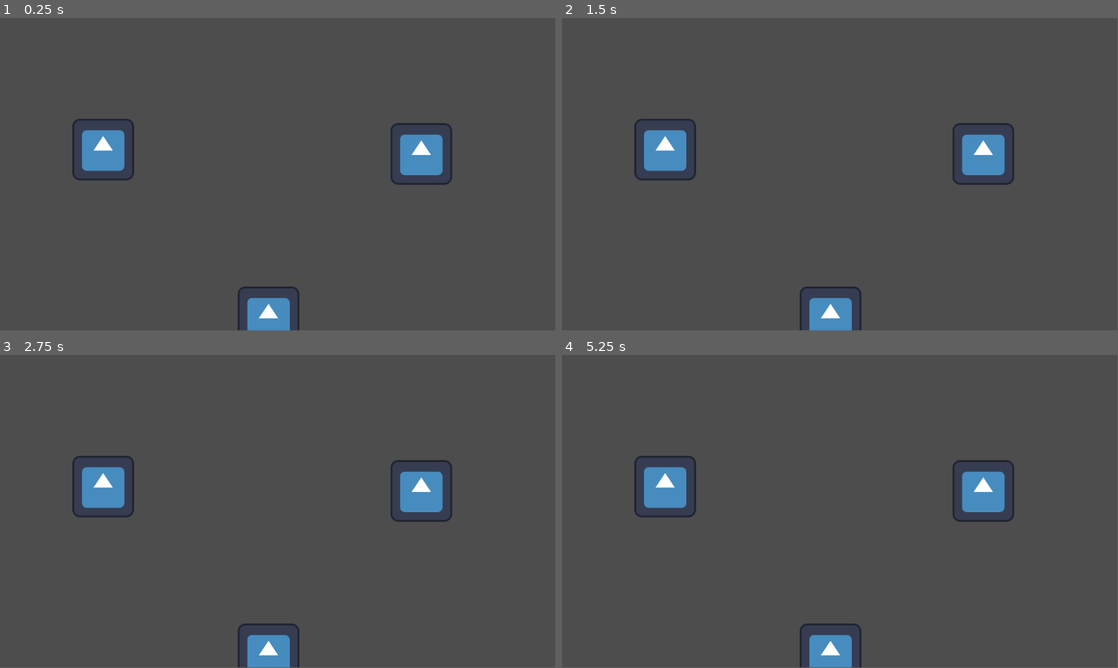
Above: before the commit, frames 1-4 (two rows, left to right).
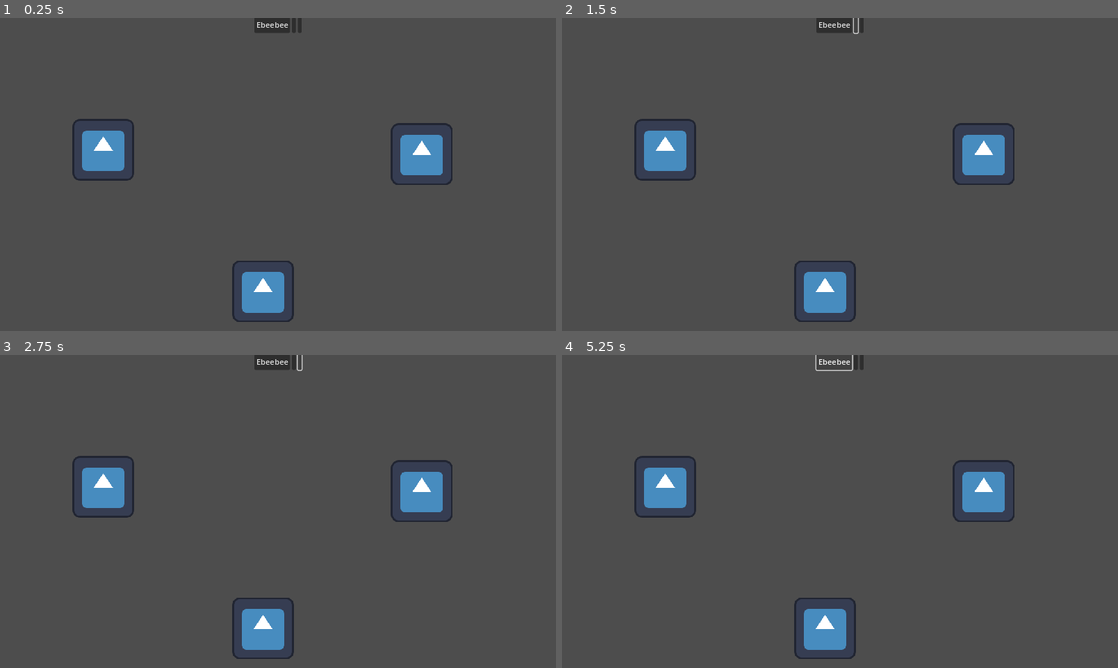
Above: after the commit, the same moments.

Repository: hyperdriveguy/eivbos
Game: Godot game, scene res://battle.tscn
The game is run twice, just before and just after one commit, with the same random seed, the same clock (stepped at 60 frames per second) and the same inputs. The engine's default icon, where the game draws it, is replaced by a stand-in: a white triangle on a blue panel in a dark square.
Inputs (mouse positions are in pixels of both pictures, inside the frame that each line leads up to):
- Up to frame 1 (0.25 s): no input
- Up to frame 2 (1.5 s): click (834, 24) at 0.5 s, where only the run after the commit has a clickable "Ebeebee"; click (856, 24) at 1.27 s
- Up to frame 3 (2.75 s): click (300, 361) at 2.02 s
- Up to frame 4 (5.25 s): click (834, 361) at 2.75 s, where only the run after the commit has a clickable "Ebeebee"; click (856, 361) at 3.52 s; click (862, 361) at 4.27 s; click (834, 361) at 5 s, where only the run after the commit has a clickable "Ebeebee"
The window is 799x449 before the commit and 800x450 after it. Grey fills any space a smaller window leaves; there, only what the larger window draws over its background counts as a difference.

The runs differ from the first frame. In frame 1, 2.0% of the frame differs, in the area x 13-82%, y 0-100%; in frame 2, 2.0%; in frame 3, 2.0%; in frame 4, 1.8%.

Commit message:
battle scene update

Diff:
--- a/battle.tscn
+++ b/battle.tscn
@@ -8,9 +8,45 @@
 
 [node name="Control" type="Control" parent="CanvasLayer"]
 layout_mode = 3
-anchors_preset = 0
-offset_right = 40.0
-offset_bottom = 40.0
+anchor_right = 1.0
+anchor_bottom = 0.08
+offset_bottom = 0.159996
+grow_horizontal = 2
+size_flags_horizontal = 3
+
+[node name="VBoxContainer" type="VBoxContainer" parent="CanvasLayer/Control"]
+layout_mode = 1
+anchors_preset = 15
+anchor_right = 1.0
+anchor_bottom = 1.0
+grow_horizontal = 2
+grow_vertical = 2
+
+[node name="TabBar" type="TabBar" parent="CanvasLayer/Control/VBoxContainer"]
+layout_mode = 2
+size_flags_horizontal = 4
+size_flags_vertical = 8
+
+[node name="HBoxContainer" type="HBoxContainer" parent="CanvasLayer/Control/VBoxContainer/TabBar"]
+layout_mode = 1
+anchors_preset = 15
+anchor_right = 1.0
+anchor_bottom = 1.0
+offset_top = -1.0
+offset_bottom = 30.0
+grow_horizontal = 2
+grow_vertical = 2
+
+[node name="Button" type="Button" parent="CanvasLayer/Control/VBoxContainer/TabBar/HBoxContainer"]
+layout_mode = 2
+size_flags_horizontal = 0
+text = "Ebeebee"
+
+[node name="Button2" type="Button" parent="CanvasLayer/Control/VBoxContainer/TabBar/HBoxContainer"]
+layout_mode = 2
+
+[node name="Button3" type="Button" parent="CanvasLayer/Control/VBoxContainer/TabBar/HBoxContainer"]
+layout_mode = 2
 
 [node name="Background" type="Node2D" parent="."]
 
@@ -25,5 +61,5 @@
 texture = ExtResource("1_ijnse")
 
 [node name="BattlerAudience" type="Sprite2D" parent="Foreground"]
-position = Vector2(557, 621)
+position = Vector2(545, 566)
 texture = ExtResource("1_ijnse")
--- a/project.godot
+++ b/project.godot
@@ -15,6 +15,11 @@
 config/features=PackedStringArray("4.3", "Mobile")
 config/icon="res://icon.svg"
 
+[display]
+
+window/stretch/mode="canvas_items"
+
 [rendering]
 
+textures/canvas_textures/default_texture_filter=0
 renderer/rendering_method="mobile"
